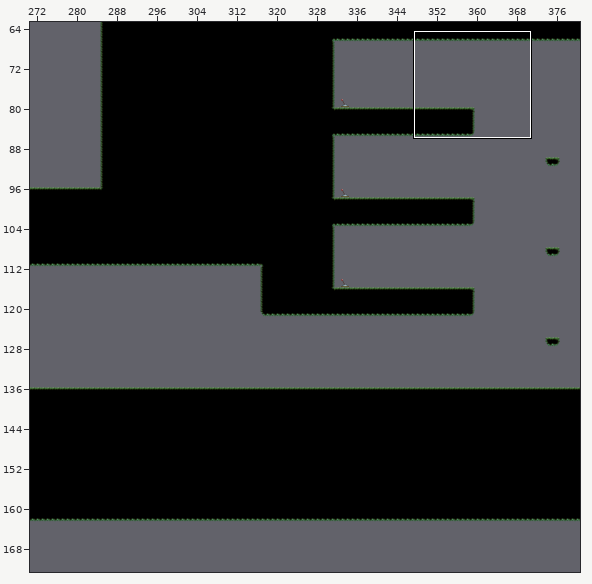
A Tiled map gets an edit: Assets/Levels/1-Musgo/Musgo.tmx. The first picture is a wide view before the edit; the outline marks the close-up.
Close-up. Before the commit:
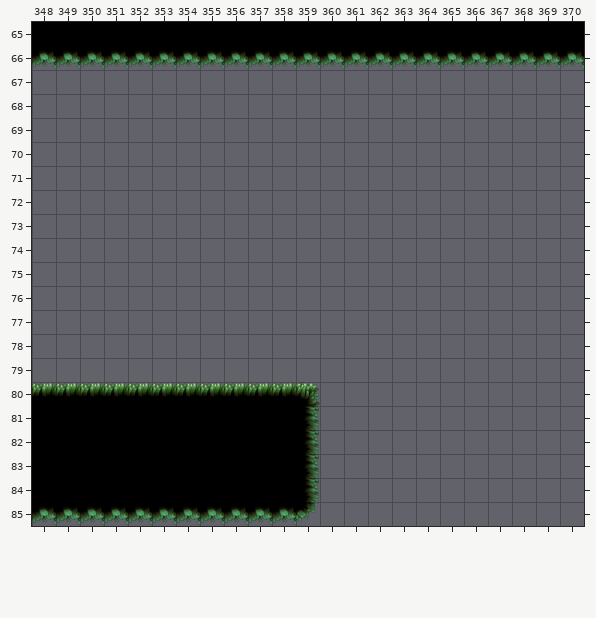
Cells are 32x32 px. Shown: x 348..370, y 65..85. The commit also changed other parts of the map, which this record leaves out.
After the commit:
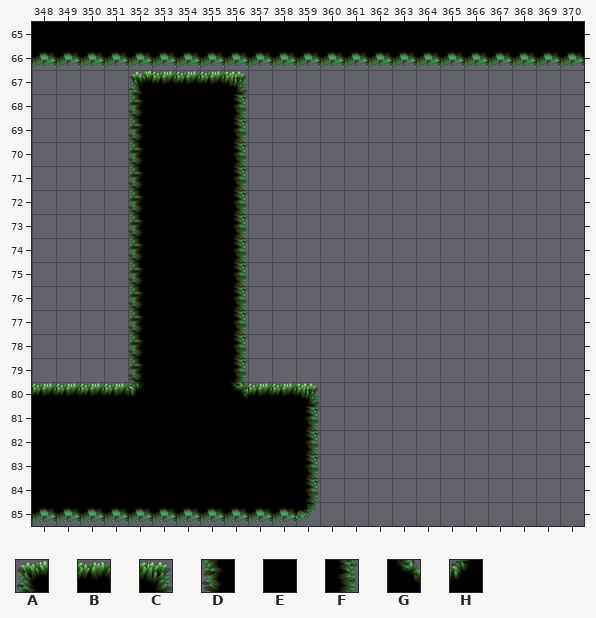
Key: from "Musgo": A 0, B 1, C 2, D 5, E 6, F 7, G 8, H 9.
_ is an empty cell.
Tiles of an added or newly shown layer are drawn over the layers below it.
What changed:
{"where": "layer \"DynamicGrounds\" (now shown)"}
{"y":67,"x":352,"old":"_____","new":"ABBBC"}
{"y":68,"x":352,"old":"_____","new":"DEEEF"}
{"y":69,"x":352,"old":"_____","new":"DEEEF"}
{"y":70,"x":352,"old":"_____","new":"DEEEF"}
{"y":71,"x":352,"old":"_____","new":"DEEEF"}
{"y":72,"x":352,"old":"_____","new":"DEEEF"}
{"y":73,"x":352,"old":"_____","new":"DEEEF"}
{"y":74,"x":352,"old":"_____","new":"DEEEF"}
{"y":75,"x":352,"old":"_____","new":"DEEEF"}
{"y":76,"x":352,"old":"_____","new":"DEEEF"}
{"y":77,"x":352,"old":"_____","new":"DEEEF"}
{"y":78,"x":352,"old":"_____","new":"DEEEF"}
{"y":79,"x":352,"old":"_____","new":"DEEEF"}
{"y":80,"x":352,"old":"_____","new":"HEEEG"}
{"label":"added","picture_box":[128,70,248,400]}
